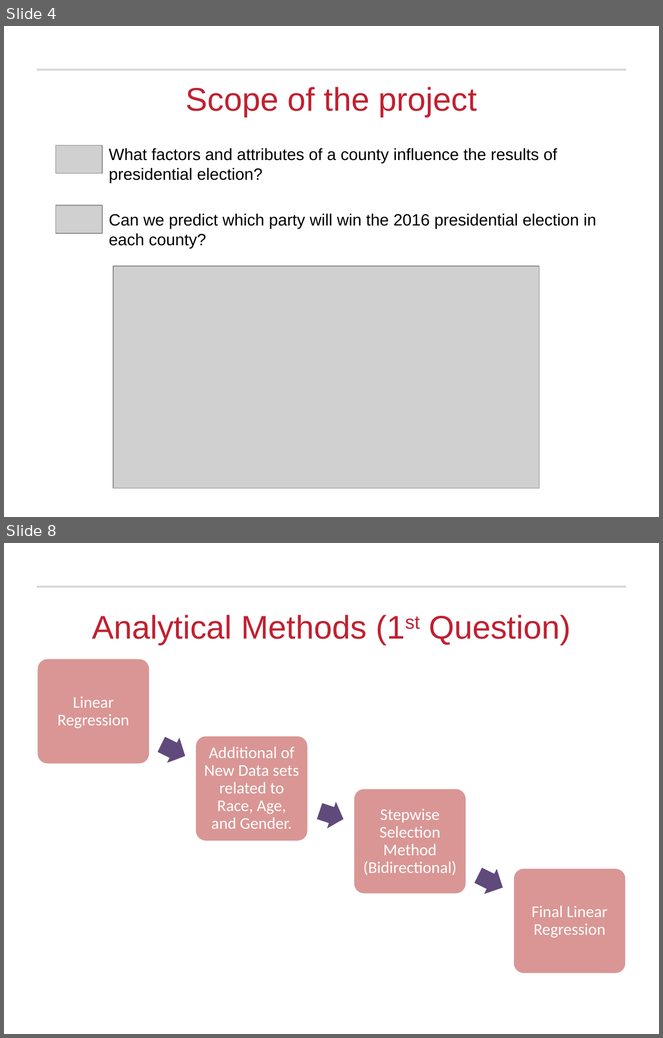
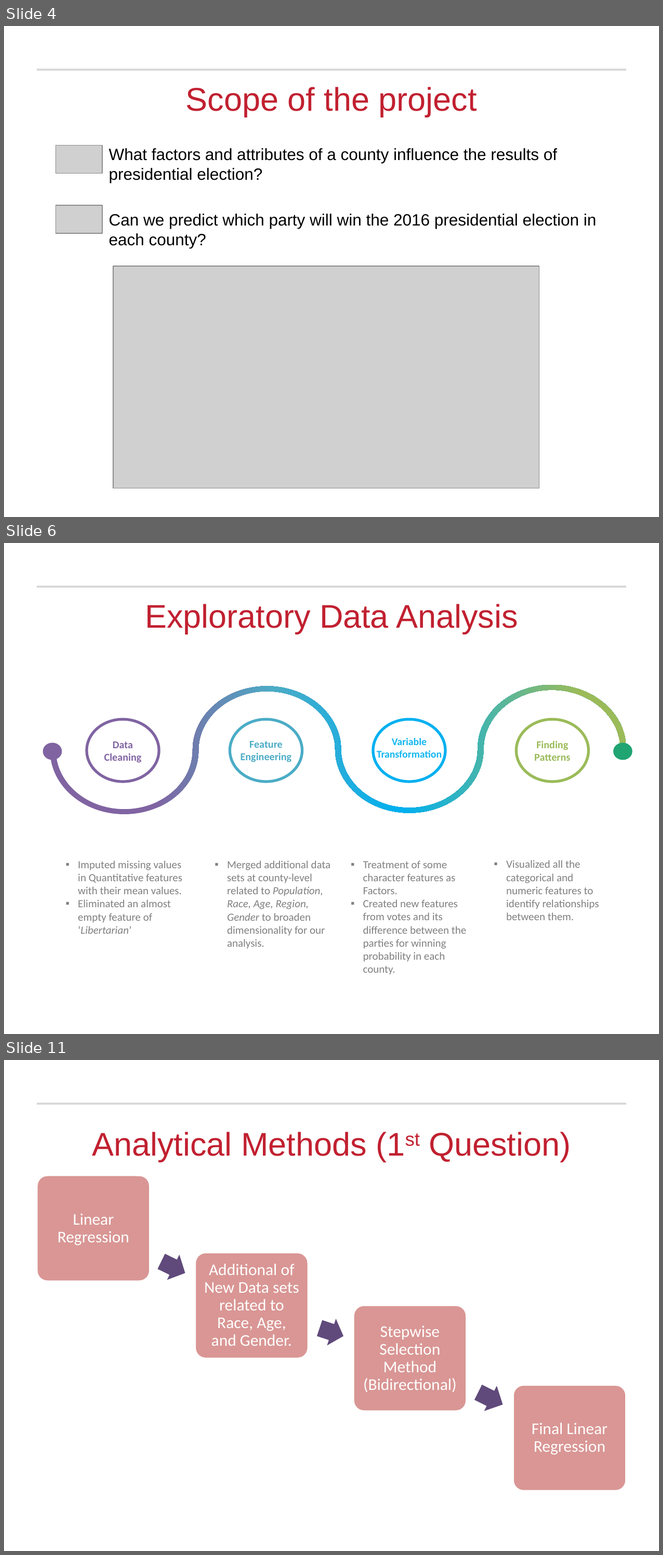
Before and after one commit to rajakash31/Presidential_Election_2016_Classification, a slide deck: Final Submission/Presidential Election Analysis_Final.pptx. Shown one above the other, each under a label of ours: slides 4 and 8 before the commit, slides 4, 6 and 11 after it; the slides between them are not shown. The pictures are 663x1038 and 663x1555 pixels, drawn with LibreOffice and Linux fonts; fonts in the diff are those of the drawing; grey boxes stand for pictures; background and template pictures are left out. Boxes give left, top, right and bottom in pixels: in the first picture for what was removed or moved away, otherwise in the second. Text is boxed around its words. In the diff, an @@ line names an element or a change of style, - is before the commit and + after.

```diff
--- a/Final Submission/Presidential Election Analysis_Final.pptx
+++ b/Final Submission/Presidential Election Analysis_Final.pptx
@@ slide 6 added at (4, 543, 659, 1034), background #FFFFFF; not listed: 1 template element that a slide beside it also shows @@
@@ title added at (145, 604, 518, 634), 36 pt, text #C12030 @@
+Exploratory Data Analysis
@@ freeform shape added at (50, 685, 626, 815), fill gradient #8064A2 to #4BACC6 to #00B0F0 to #9BBB59 @@
@@ ellipse added at (87, 719, 158, 782), fill #FFFFFF, outline #8064A2 3 pt, 11.5 pt, text #8064A2, bold @@
+Data Cleaning
@@ ellipse added at (230, 719, 302, 782), fill #FFFFFF, outline #4BACC6 3 pt @@
@@ ellipse added at (373, 719, 445, 782), fill #FFFFFF, outline #00B0F0 3 pt @@
@@ ellipse added at (516, 719, 588, 782), fill #FFFFFF, outline #9BBB59 3 pt, 11.5 pt, text #9BBB59, bold @@
+Finding Patterns
@@ ellipse added at (45, 745, 59, 757), fill #8064A2, outline #8064A2 6 pt @@
@@ text added at (241, 741, 292, 762), 11.5 pt, text #4BACC6, bold @@
+Feature Engineering
@@ text added at (377, 738, 442, 758), 11.3 pt, text #13B6F1, bold @@
+Variable Transformation
@@ ellipse added at (616, 745, 630, 757), fill #20A472, outline #20A472 6 pt @@
@@ text added at (78, 861, 182, 934), 12 pt, text #808080 @@
+▪ Imputed missing values in Quantitative features with their mean values.
+▪ Eliminated an almost empty feature of ‘Libertarian’
@@ text added at (227, 861, 331, 949), 12 pt, text #808080 @@
+▪ Merged additional data sets at county-level related to Population, Race, Age, Region, Gender to broaden dimensionality for our analysis.
@@ text added at (363, 861, 466, 975), 12 pt, text #808080 @@
+▪ Treatment of some character features as Factors.
+▪ Created new features from votes and its difference between the parties for winning probability in each county.
@@ text added at (506, 860, 599, 921), 12 pt, text #808080 @@
+▪ Visualized all the categorical and numeric features to identify relationships between them.
@@ what was slide 8 is now slide 11 @@
```
Also in this commit, not shown: 3 slides changed, 4 other slides added, 2 slides removed, 7 other files.
